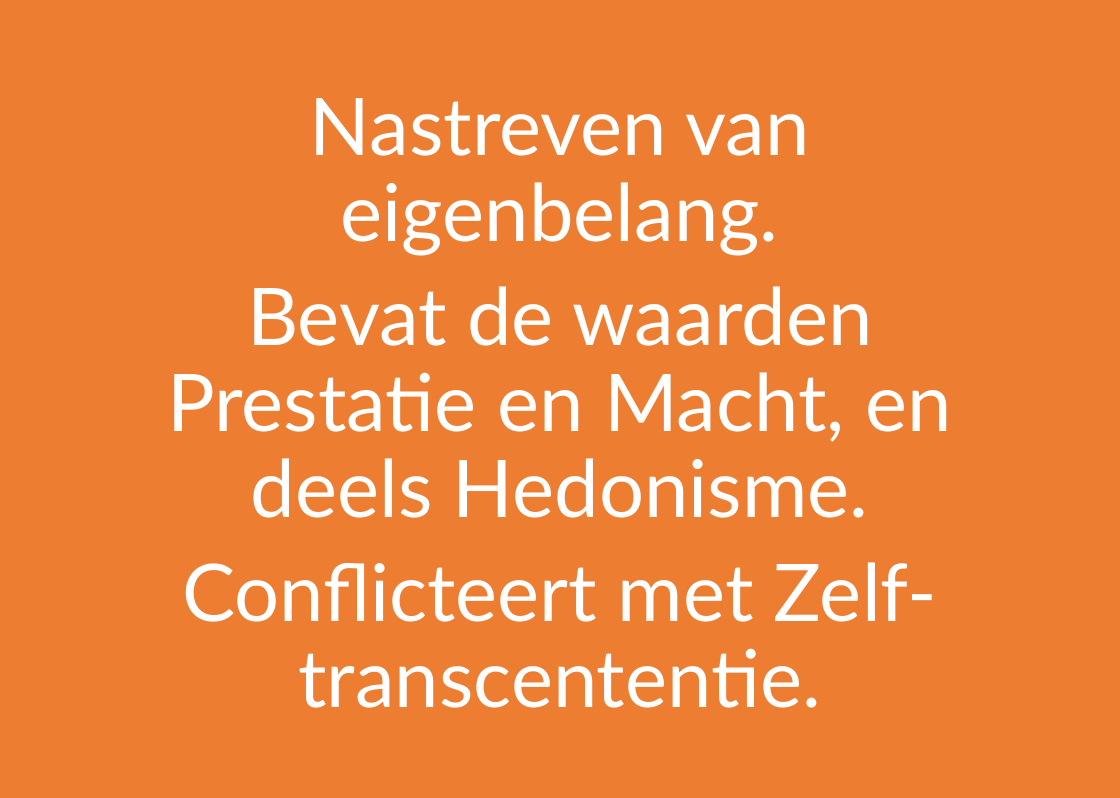
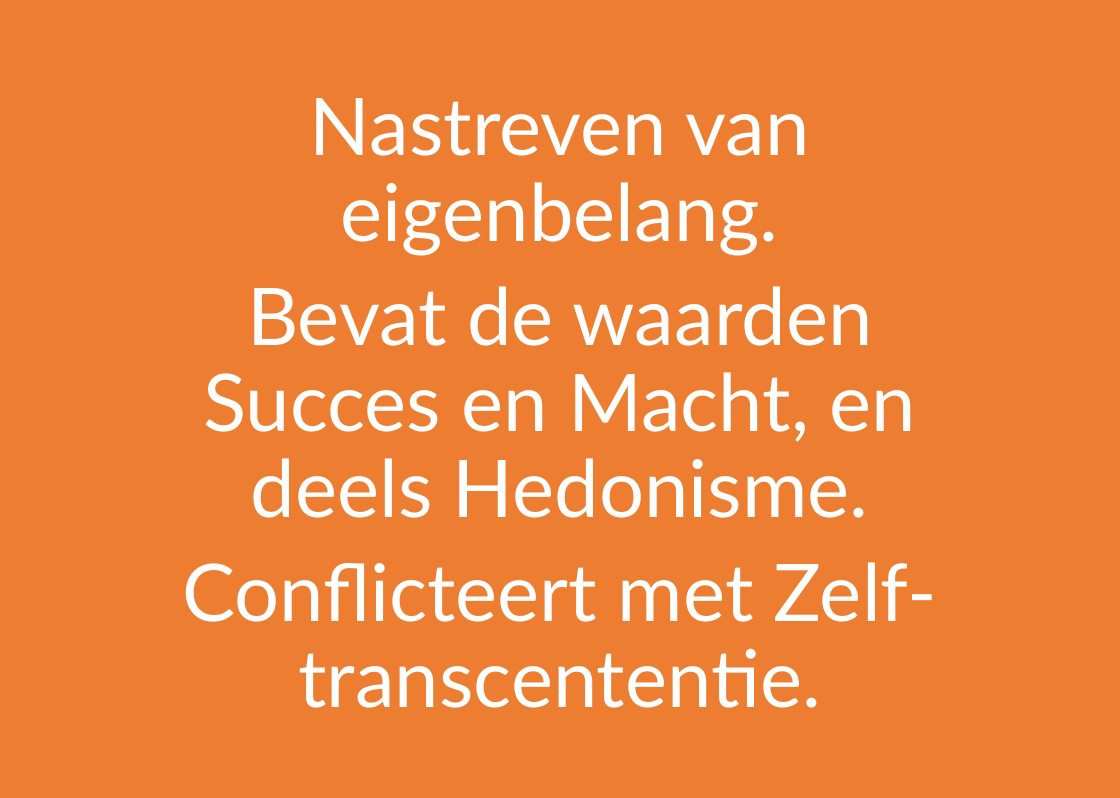
Before and after one commit to ScrumFacilitators/Schwartz-Universal-Values, a slide deck: slide 20 of Schwartz Basis Menselijke Waarden.pptx. Drawn at 1120x798 pixels with LibreOffice and Linux fonts; fonts in the diff are those of the drawing; background and template pictures are left out. Boxes give left, top, right and bottom in pixels: in the first picture for what was removed or moved away, otherwise in the second. Text is boxed around its words. In the diff, an @@ line names an element or a change of style, - is before the commit and + after.

Commit message:
#5 - prestatie vervangen door succes - want prestatie kan ook onder zelfoptimalisatie vallen, bv gemotiveerd worden van competitie kan los staan van erkenning van buitenaf.

```diff
--- a/Schwartz Basis Menselijke Waarden.pptx
+++ b/Schwartz Basis Menselijke Waarden.pptx
@@ text at box(203, 286, 916, 518): text changed @@
-Bevat de waarden Prestatie en Macht, en deels Hedonisme.
+Bevat de waarden Succes en Macht, en deels Hedonisme.
```
Also in this commit, not shown: 4 other slides changed.
